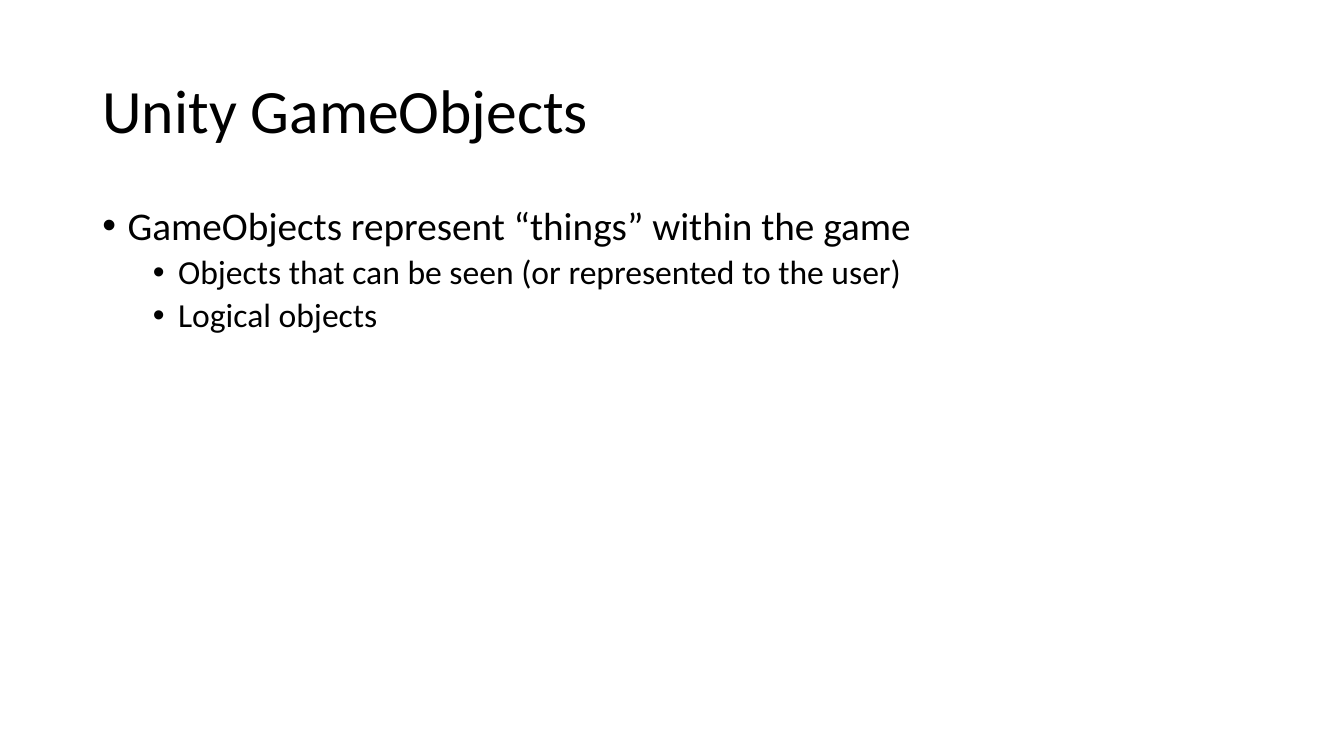
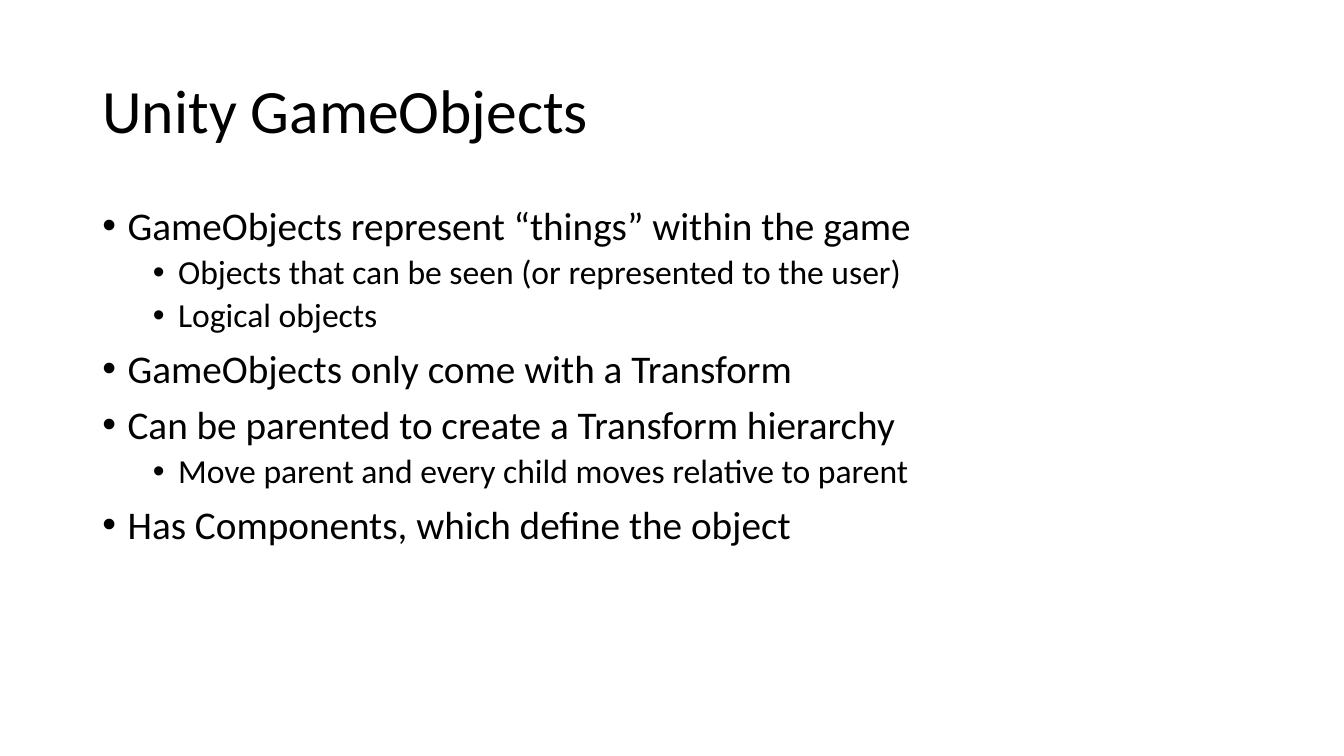
Before and after one commit to quandtm/UnitySTWorkshop, a slide deck: slide 5 of ST_Unity_101_Part1.pptx. Drawn at 1344x756 pixels with LibreOffice and Linux fonts; fonts in the diff are those of the drawing. Boxes give left, top, right and bottom in pixels: in the first picture for what was removed or moved away, otherwise in the second. Text is boxed around its words. In the diff, an @@ line names an element or a change of style, - is before the commit and + after.

```diff
--- a/ST_Unity_101_Part1.pptx
+++ b/ST_Unity_101_Part1.pptx
@@ text at bbox=[128, 355, 908, 546]: paragraphs added @@
+• GameObjects only come with a Transform
+• Can be parented to create a Transform hierarchy
+  • Move parent and every child moves relative to parent
+• Has Components, which define the object
```
Also in this commit, not shown: 1 other slide changed, 4 slides added.
